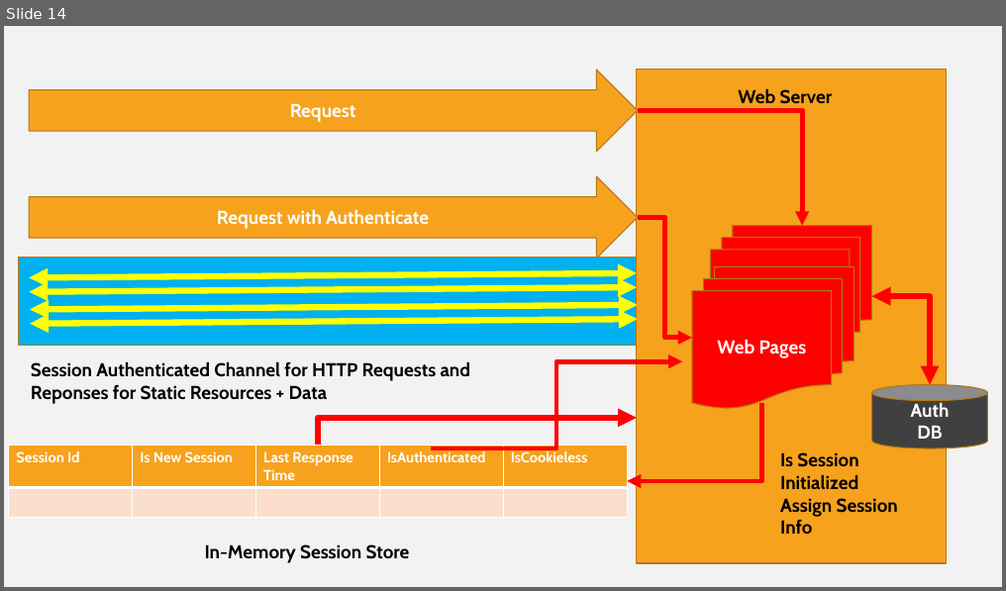
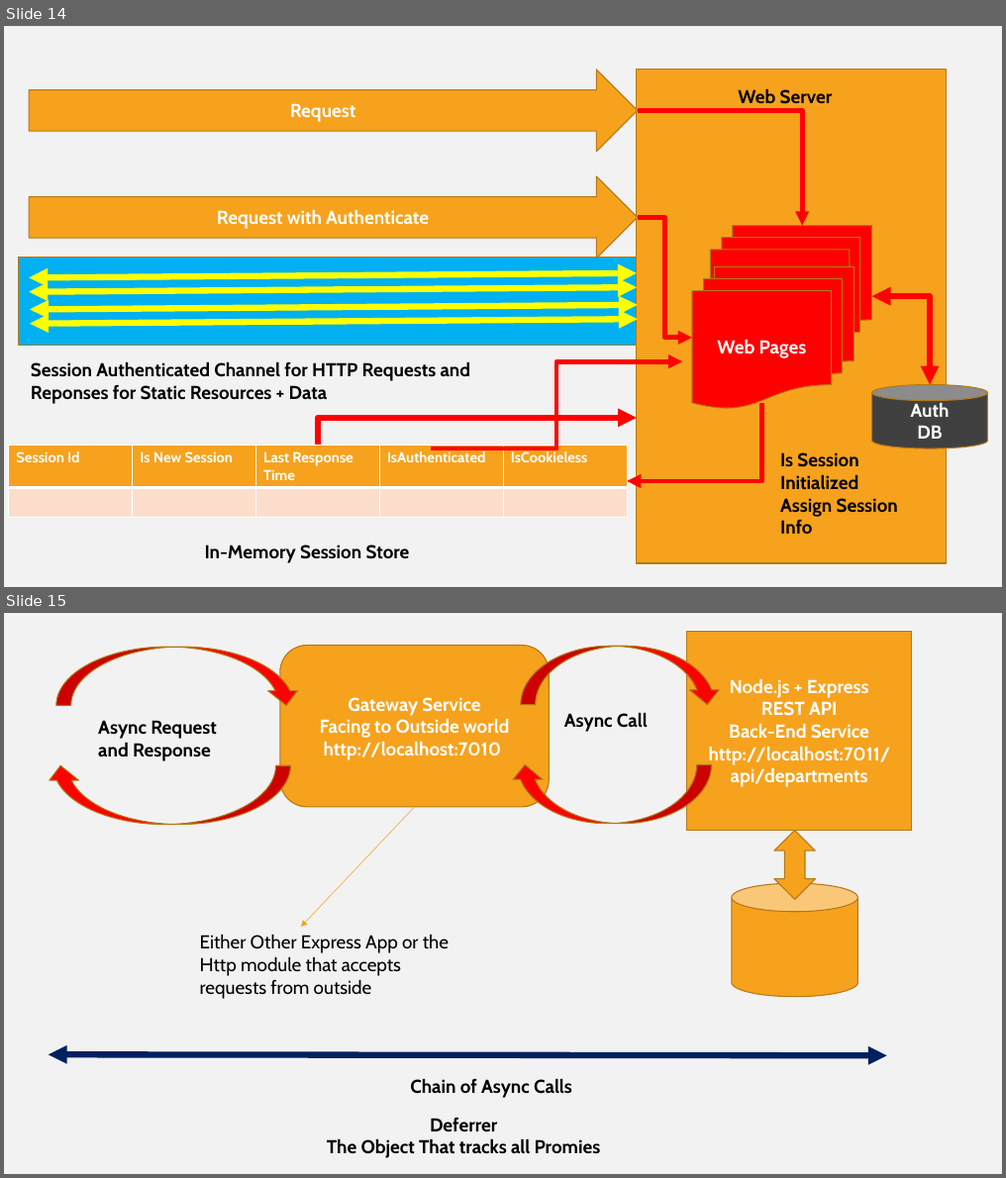
Before and after one commit to Vanshika3003/blazeclan_training, a slide deck: training_images.pptx. Shown one above the other, each under a label of ours: slide 14 before the commit, slides 14 and 15 after it. The pictures are 1006x591 and 1006x1178 pixels, drawn with LibreOffice and Linux fonts; fonts in the diff are those of the drawing. Boxes give left, top, right and bottom in pixels: in the first picture for what was removed or moved away, otherwise in the second. Text is boxed around its words. In the diff, an @@ line names an element or a change of style, - is before the commit and + after.

```diff
--- a/training_images.pptx
+++ b/training_images.pptx
@@ slide 15 added at box(4, 613, 1002, 1174), background #F2F2F2 @@
@@ rectangle added at box(687, 632, 912, 831), fill #F6A21D, outline #B67815 1 pt, 18 pt, text #FFFFFF, bold @@
+Node.js + Express
+REST API
+Back-End Service
+http://localhost:7011/api/departments
@@ curved up arrow added at box(56, 647, 301, 705), fill #FF0000, outline #B67815 1 pt @@
@@ rounded rectangle added at box(280, 646, 549, 807), fill #F6A21D, outline #B67815 1 pt, 18 pt, text #FFFFFF, bold @@
+Gateway Service
+Facing to Outside world
+http://localhost:7010
@@ curved up arrow added at box(521, 646, 722, 704), fill #FF0000, outline #B67815 1 pt @@
@@ text added at box(98, 720, 217, 761), 18 pt, text #000000, bold @@
+Async Request and Response
@@ text added at box(564, 712, 648, 732), 18 pt, text #000000, bold @@
+Async Call
@@ curved up arrow added at box(46, 765, 291, 824), fill #FF0000, outline #B67815 1 pt @@
@@ curved up arrow added at box(510, 765, 712, 823), fill #FF0000, outline #B67815 1 pt @@
@@ arrow added from (414, 807) to (301, 927), #F6A21D 0.5 pt @@
@@ up down arrow added at box(774, 830, 816, 899), fill #F6A21D, outline #B67815 1 pt @@
@@ cylinder added at box(732, 883, 858, 997), fill #F6A21D, outline #B67815 1 pt @@
@@ text added at box(200, 934, 449, 999), 18 pt, text #000000 @@
+Either Other Express App or the Http module that accepts requests from outside
@@ double arrow added from (49, 1055) to (887, 1057), #002060 6 pt @@
@@ text added at box(410, 1078, 572, 1098), 18 pt, text #000000, bold @@
+Chain of Async Calls
@@ text added at box(327, 1118, 601, 1158), 18 pt, text #000000, bold @@
+Deferrer
+The Object That tracks all Promies
```
Also in this commit, not shown: 13 other files.
